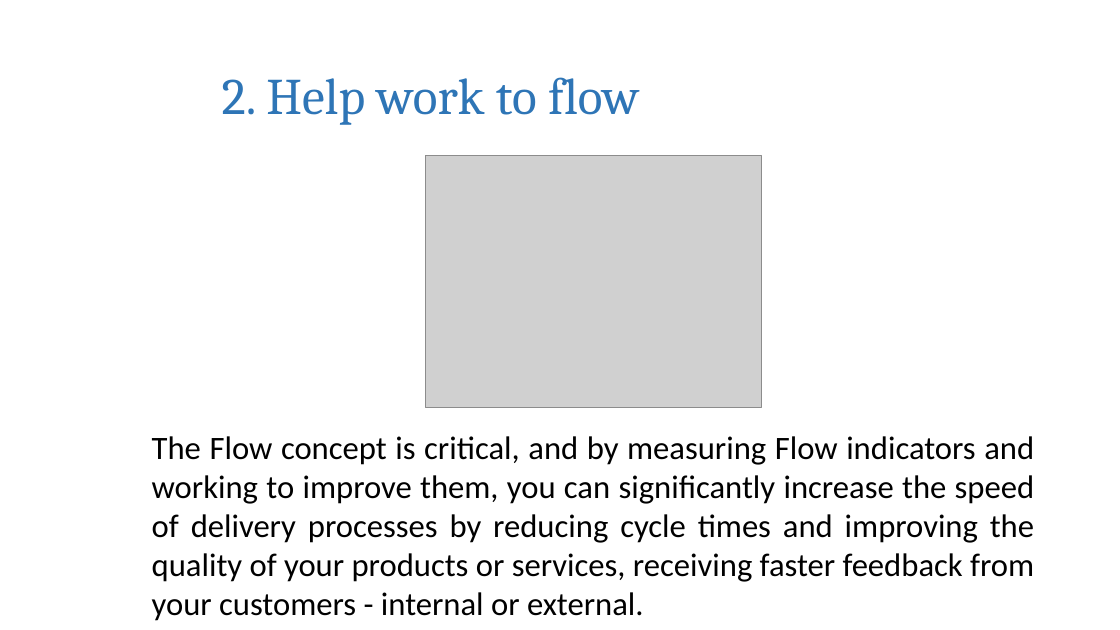
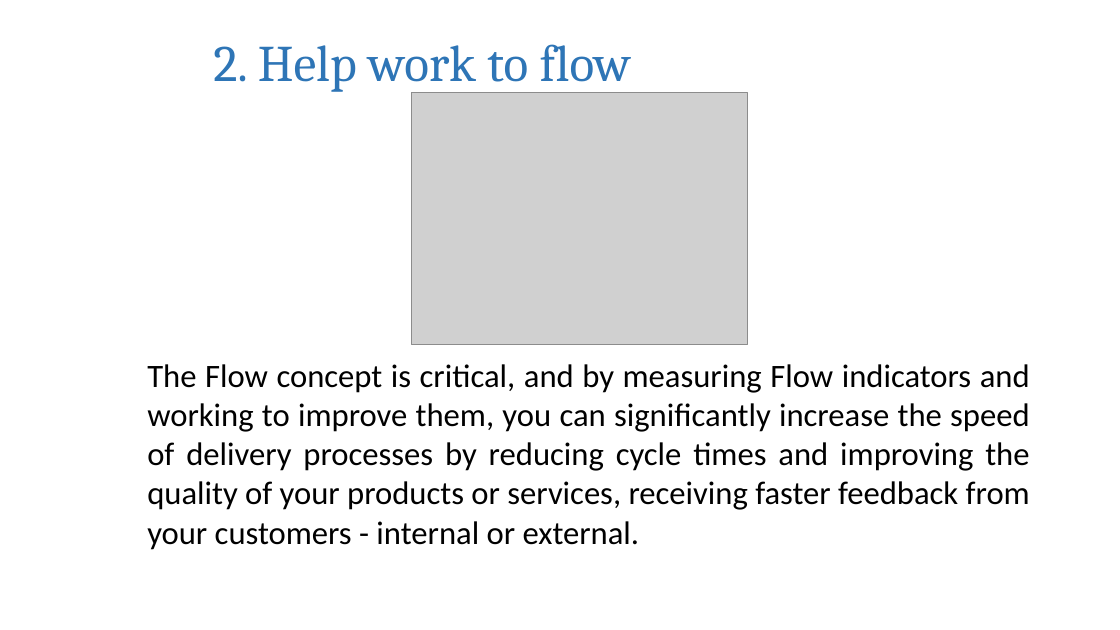
Before and after one commit to VladislavDmitrenko/automation_testing, a slide deck: slide 6 of Homework_8/Kanban_Vlad_Dmytrenko.pptx. Drawn at 1120x630 pixels with LibreOffice and Linux fonts; fonts in the diff are those of the drawing; grey boxes stand for pictures; background and template pictures are left out. Boxes give left, top, right and bottom in pixels: in the first picture for what was removed or moved away, otherwise in the second. Text is boxed around its words. In the diff, an @@ line names an element or a change of style, - is before the commit and + after.

```diff
--- a/Homework_8/Kanban_Vlad_Dmytrenko.pptx
+++ b/Homework_8/Kanban_Vlad_Dmytrenko.pptx
@@ text "2. Help work to flow": place and size @@
-text "2. Help work to flow" at (222,77,639,125)
+text "2. Help work to flow" at (213,44,631,92)
@@ picture: place and size @@
-picture at (425,155,761,408)
+picture at (412,92,748,344)
@@ text "The Flow concept is critical, ...": place and size @@
-text "The Flow concept is critical, ..." at (152,436,1035,616)
+text "The Flow concept is critical, ..." at (147,364,1030,545)
```
Also in this commit, not shown: 1 other file.
